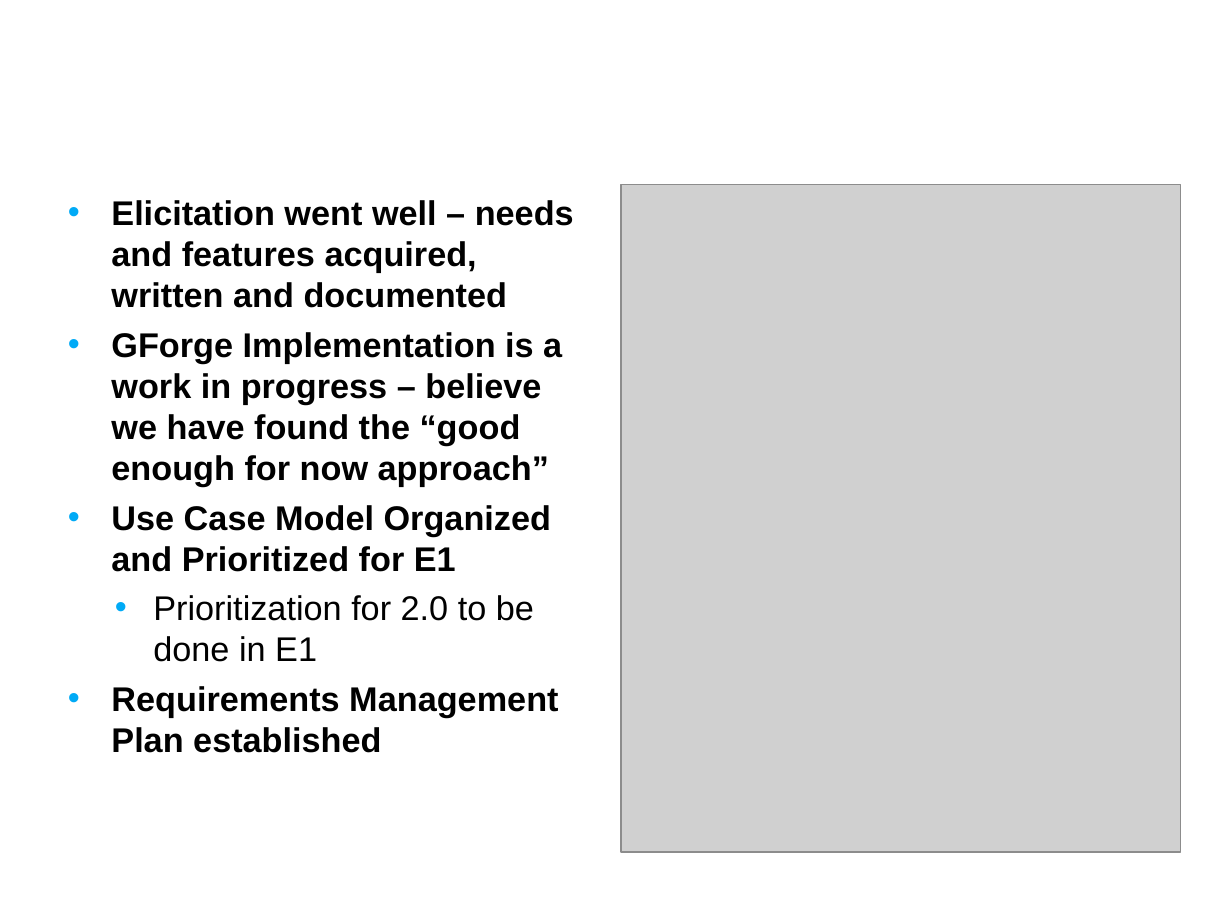
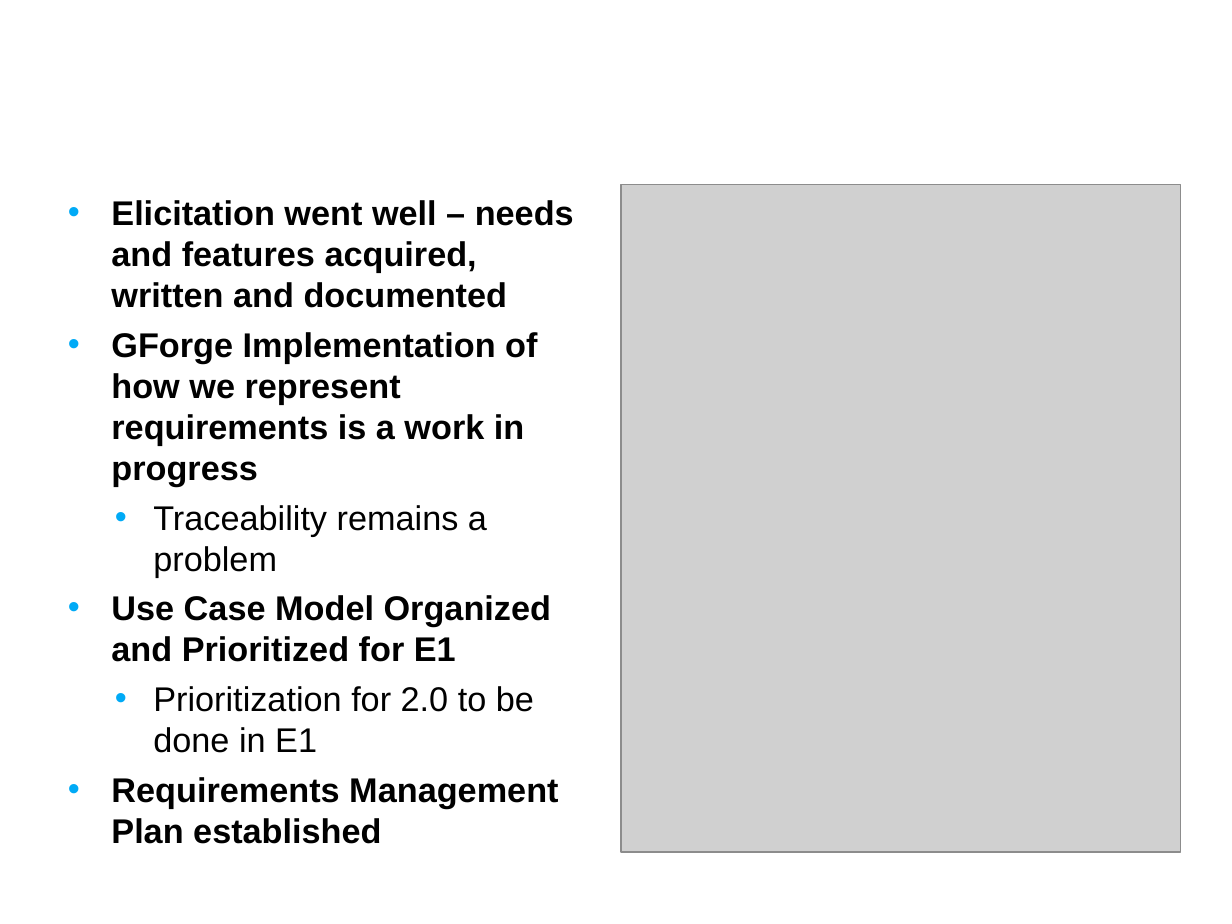
Before and after one commit to NCIP/caarray-docs, a slide deck: slide 17 of project_management/reports/inception_postmortem.ppt (slide 16 before the commit). Drawn at 1232x924 pixels with LibreOffice and Linux fonts; fonts in the diff are those of the drawing; grey boxes stand for pictures; background and template pictures are left out. Boxes give left, top, right and bottom in pixels: in the first picture for what was removed or moved away, otherwise in the second. Text is boxed around its words. In the diff, an @@ line names an element or a change of style, - is before the commit and + after.

```diff
--- a/project_management/reports/inception_postmortem.ppt
+++ b/project_management/reports/inception_postmortem.ppt
@@ text at bbox=[111, 332, 537, 577]: text changed @@
-• GForge Implementation is a work in progress – believe we have found the “good enough for now approach”
+• GForge Implementation of how we represent requirements is a work in progress
+  • Traceability remains a problem
```
Also in this commit, not shown: 9 other slides changed, 2 slides added, 1 slide removed.
